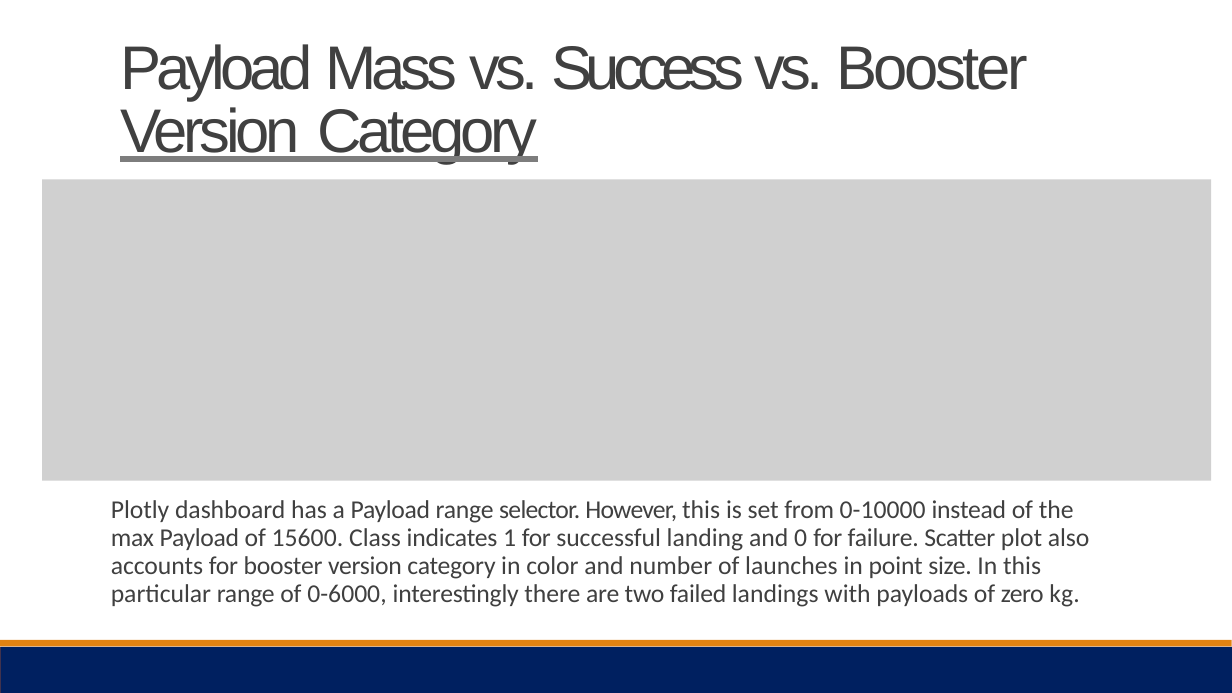
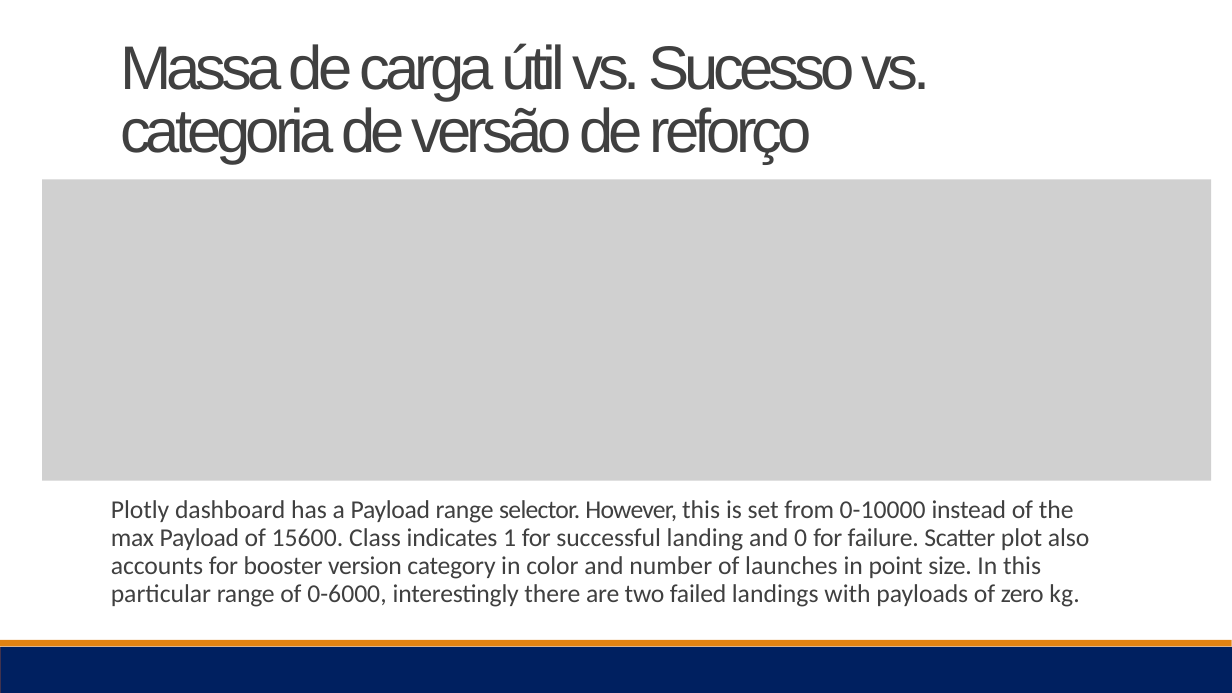
Before and after one commit to yraion/IBM-Data-Science, a slide deck: slide 42 of Data Science Journey -IBM -Robson Cruz.pptx. Drawn at 1232x693 pixels with LibreOffice and Linux fonts; fonts in the diff are those of the drawing; grey boxes stand for pictures. Boxes give left, top, right and bottom in pixels: in the first picture for what was removed or moved away, otherwise in the second. Text is boxed around its words. In the diff, an @@ line names an element or a change of style, - is before the commit and + after.

```diff
--- a/Data Science Journey -IBM -Robson Cruz.pptx
+++ b/Data Science Journey -IBM -Robson Cruz.pptx
@@ title at bbox=[120, 43, 931, 164]: text changed @@
-Payload Mass vs. Success vs. Booster Version Category
+Massa de carga útil vs. Sucesso vs. categoria de versão de reforço
```
Also in this commit, not shown: 13 other slides changed, 1 other file.
